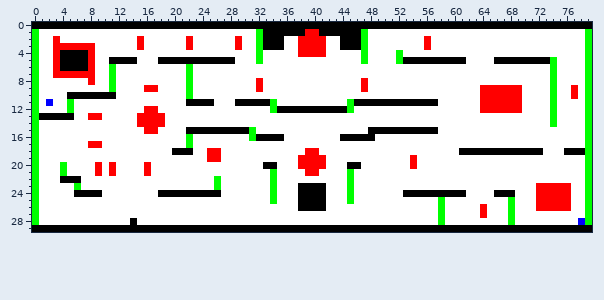
A sprite sheet gets an edit: level.png. Above: the version before the commit.
The file is 80x30 pixels.
After:
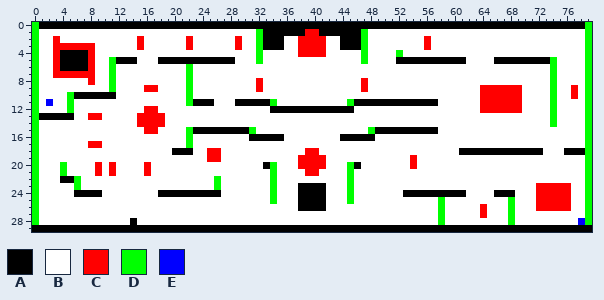
Palette (. is transparent): A #000000  B #ffffff  C #ff0000  D #00ff00  E #0000ff
The author wrote: Slight Alterations to Rows v. Columns
The exact change:
{"y":0,"x":0,"old":"A","new":"D"}
{"y":0,"x":79,"old":"A","new":"D"}
{"y":5,"x":11,"old":"A","new":"D"}
{"y":5,"x":52,"old":"D","new":"A"}
{"y":10,"x":5,"old":"A","new":"D"}
{"y":11,"x":22,"old":"A","new":"D"}
{"y":12,"x":34,"old":"D","new":"A"}
{"y":12,"x":45,"old":"D","new":"A"}
{"y":15,"x":22,"old":"A","new":"D"}
{"y":15,"x":48,"old":"A","new":"D"}
{"y":16,"x":31,"old":"D","new":"A"}
{"y":20,"x":34,"old":"A","new":"D"}
{"y":20,"x":45,"old":"A","new":"D"}
{"y":22,"x":6,"old":"A","new":"D"}
